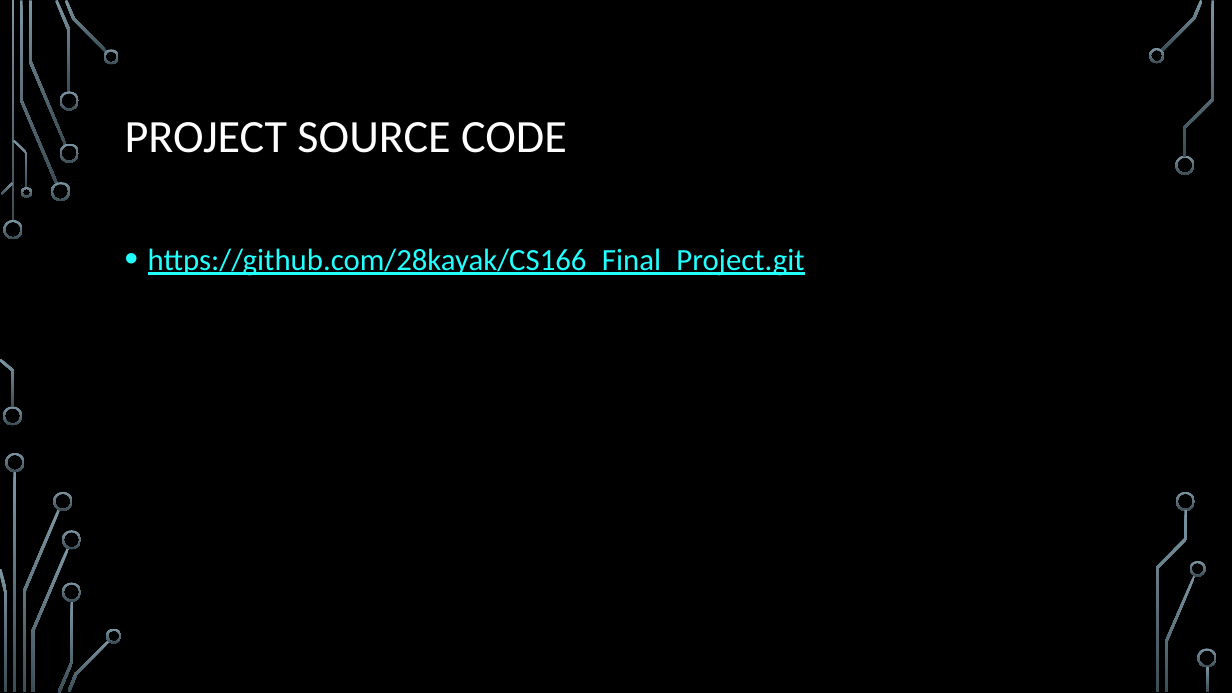
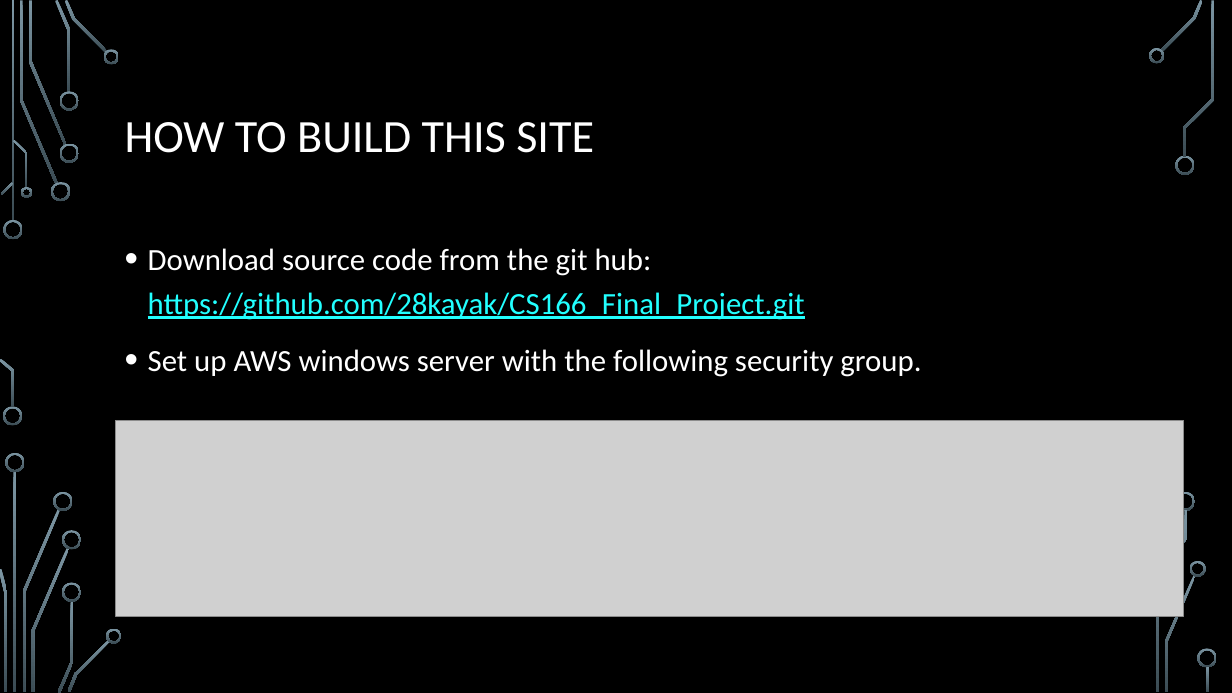
Before and after one commit to 28kayak/CS166_Final_Project, a slide deck: slide 5 of Fianl_Project.pptx (slide 16 before the commit). Drawn at 1232x693 pixels with LibreOffice and Linux fonts; fonts in the diff are those of the drawing; grey boxes stand for pictures; background and template pictures are left out. Boxes give left, top, right and bottom in pixels: in the first picture for what was removed or moved away, otherwise in the second. Text is boxed around its words. In the diff, an @@ line names an element or a change of style, - is before the commit and + after.

Commit message:
edit

```diff
--- a/Fianl_Project.pptx
+++ b/Fianl_Project.pptx
@@ title at (125,122,594,153): text changed @@
-PROJECT SOURCE CODE
+HOW TO BUILD THIS SITE
@@ text at (148,248,921,377): text changed; text colour #22FFFF to #FFFFFF @@
-• https://github.com/28kayak/CS166_Final_Project.git
+• Download source code from the git hub: https://github.com/28kayak/CS166_Final_Project.git
+• Set up AWS windows server with the following security group.
@@ picture added at (116,421,1184,616) @@
```
Also in this commit, not shown: 2 other slides changed, 9 slides added, 2 slides removed.
